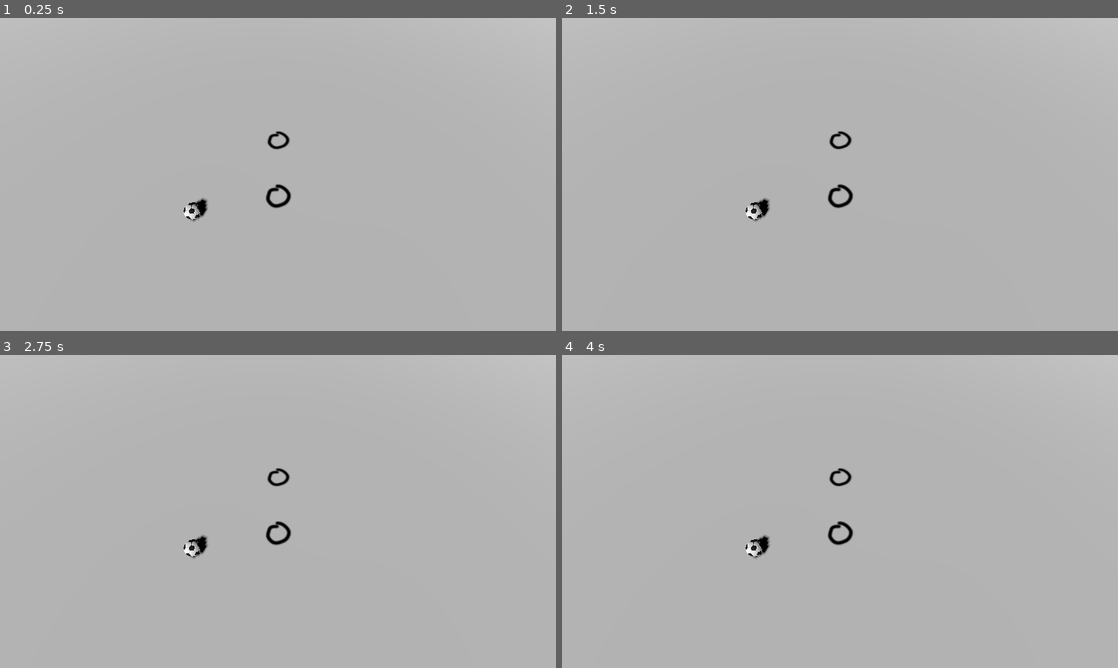
Above: before the commit, frames 1-4 (two rows, left to right).
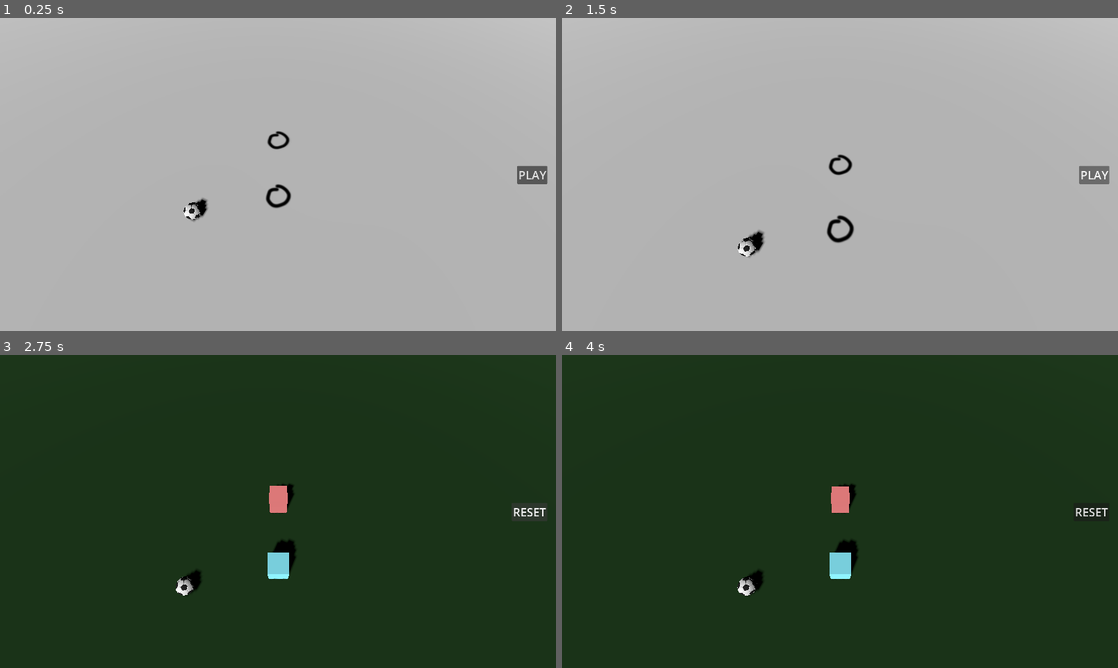
Above: after the commit, the same moments.

Repository: sundowns/gmtk-2025
Game: Godot game, scene res://game.tscn
Same seed, same stepped clock (60 frames per second), same inputs: the game is played once before the commit and once after it.
Inputs (mouse positions are in pixels of both pictures, inside the frame that each line leads up to):
- Up to frame 1 (0.25 s): no input
- Up to frame 2 (1.5 s): click (1095, 174) at 0.5 s, where only the run after the commit has a clickable "PLAY"; click (1090, 174) at 1.25 s, where only the run after the commit has a clickable "RESET"
- Up to frame 3 (2.75 s): click (533, 511) at 2 s, where only the run after the commit has a clickable "PLAY"
- Up to frame 4 (4 s): tap Enter (start_recording) at 2.75, 2.85, 3.5, 3.8 s; move the mouse to (962, 495) at 2.77 s; hold D (move_right) 2.78-3.53 s; move the mouse to (728, 527) at 3.52 s; hold S (move_down) from 3.53 s (still down); click (728, 527) at 3.6 s

The runs differ from the first frame. In frame 1, 0.3% of the frame differs, in the area x 93-99%, y 47-54%; in frame 2, 1.4%; in frame 3, 100%; in frame 4, 100%, in the area x 0-100%, y 0-100%.

Commit message:
button to start recording

Diff:
--- a/autoload/Constants.gd
+++ b/autoload/Constants.gd
@@ -5,3 +5,4 @@
 static var COLOUR_PLAYER_PLANNING_DEFAULT = Color.BLACK
 static var COLOUR_PLAYER_PLANNING_HOVERED = Color(0.4,0.4,0.4)
 static var COLOUR_PLAYER_PLANNING_SELECTED = Color.WHITE
+static var COLOUR_PLAYER_PLANNING_RECORDING = Color.KHAKI
--- a/autoload/GameModeManager.gd
+++ b/autoload/GameModeManager.gd
@@ -10,3 +10,9 @@
 func set_current_mode(mode: GameMode):
 	current_mode = mode
 	Events.game_mode_changed.emit(current_mode)
+
+func toggle_game_mode():
+	if (current_mode == GameMode.PLANNING):
+		set_current_mode(GameMode.REPLAY)
+	elif (current_mode == GameMode.REPLAY):
+		set_current_mode(GameMode.PLANNING)
--- a/entities/player/player.gd
+++ b/entities/player/player.gd
@@ -138,9 +138,7 @@
 	if is_recording:
 		stop_recording()
 	else:
-		is_recording = true
-		_recording_start_time_msec = Time.get_ticks_msec()
-		ActionRecorder.start_recording_for_player(get_instance_id())
+		start_recording()
 	Events.current_player_is_recording_changed.emit(is_recording)
 
 func stop_recording() -> void:
@@ -149,6 +147,7 @@
 	global_position = _initial_position
 
 func start_recording() -> void:
+	planning_sprite.modulate = Constants.COLOUR_PLAYER_PLANNING_RECORDING
 	is_recording = true
 	_recording_start_time_msec = Time.get_ticks_msec()
 	ActionRecorder.start_recording_for_player(get_instance_id())
--- a/game.gd
+++ b/game.gd
@@ -2,10 +2,3 @@
 
 func _ready() -> void:
 	GameModeManager.set_current_mode(GameModeManager.GameMode.PLANNING)
-
-func _unhandled_input(event: InputEvent) -> void:
-	if event.is_action_pressed("debug_toggle_game_mode"):
-		if (GameModeManager.current_mode == GameModeManager.GameMode.PLANNING):
-			GameModeManager.set_current_mode(GameModeManager.GameMode.REPLAY)
-		elif (GameModeManager.current_mode == GameModeManager.GameMode.REPLAY):
-			GameModeManager.set_current_mode(GameModeManager.GameMode.PLANNING)
--- a/project.godot
+++ b/project.godot
@@ -57,11 +57,6 @@
 , Object(InputEventKey,"resource_local_to_scene":false,"resource_name":"","device":-1,"window_id":0,"alt_pressed":false …(186 unchanged characters)…
 ]
 }
-debug_toggle_game_mode={
-"deadzone": 0.2,
-"events": [Object(InputEventKey,"resource_local_to_scene":false,"resource_name":"","device":-1,"window_id":0,"alt_pressed":false,"shift_pressed":false,"ctrl_pressed":false,"meta_pressed":false,"pressed":false,"keycode":0,"physical_keycode":4194306,"key_label":0,"unicode":0,"location":0,"echo":false,"script":null)
-]
-}
 select={
 "deadzone": 0.2,
 "events": [Object(InputEventMouseButton,"resource_local_to_scene":false,"resource_name":"","device":-1,"window_id":0,"a …(258 unchanged characters)…
--- a/ui/recording_ui.tscn
+++ b/ui/recording_ui.tscn
@@ -42,6 +42,8 @@
 [node name="TextureRect" type="TextureRect" parent="RecordButton/HBoxContainer"]
 layout_mode = 2
 texture = ExtResource("2_jsmmp")
+expand_mode = 3
+stretch_mode = 4
 
 [node name="Label" type="Label" parent="RecordButton/HBoxContainer"]
 layout_mode = 2
--- /dev/null
+++ b/ui/replay_button.gd
@@ -0,0 +1,16 @@
+extends Button
+class_name ReplayButton
+
+func _ready() -> void:
+	focus_mode = Control.FOCUS_NONE
+	Events.game_mode_changed.connect(_on_game_mode_changed)
+
+func _on_game_mode_changed(mode: GameModeManager.GameMode):
+	match mode:
+		GameModeManager.GameMode.PLANNING:
+			text = "PLAY"
+		GameModeManager.GameMode.REPLAY:
+			text = "RESET"
+
+func _on_pressed() -> void:
+	GameModeManager.toggle_game_mode()
--- a/ui/ui_layer.tscn
+++ b/ui/ui_layer.tscn
@@ -1,5 +1,6 @@
-[gd_scene load_steps=2 format=3 uid="uid://bkcsengb0i64i"]
+[gd_scene load_steps=3 format=3 uid="uid://bkcsengb0i64i"]
 
+[ext_resource type="Script" uid="uid://4xmvc66qmcxc" path="res://ui/replay_button.gd" id="2_00rn6"]
 [ext_resource type="PackedScene" uid="uid://chijsak3mwkre" path="res://ui/recording_ui.tscn" id="2_xqqt7"]
 
 [node name="UILayer" type="CanvasLayer"]
@@ -22,3 +23,24 @@
 
 [node name="RecordingUI" parent="BottomMiddle" instance=ExtResource("2_xqqt7")]
 layout_mode = 2
+
+[node name="MiddleRight" type="MarginContainer" parent="."]
+anchors_preset = 6
+anchor_left = 1.0
+anchor_top = 0.5
+anchor_right = 1.0
+anchor_bottom = 0.5
+offset_left = -40.0
+offset_top = -20.0
+offset_bottom = 20.0
+grow_horizontal = 0
+grow_vertical = 2
+theme_override_constants/margin_right = 30
+
+[node name="ReplayButton" type="Button" parent="MiddleRight"]
+layout_mode = 2
+theme_override_font_sizes/font_size = 40
+text = "PLAY"
+script = ExtResource("2_00rn6")
+
+[connection signal="pressed" from="MiddleRight/ReplayButton" to="MiddleRight/ReplayButton" method="_on_pressed"]
Not shown, added: ui/replay_button.gd.uid
